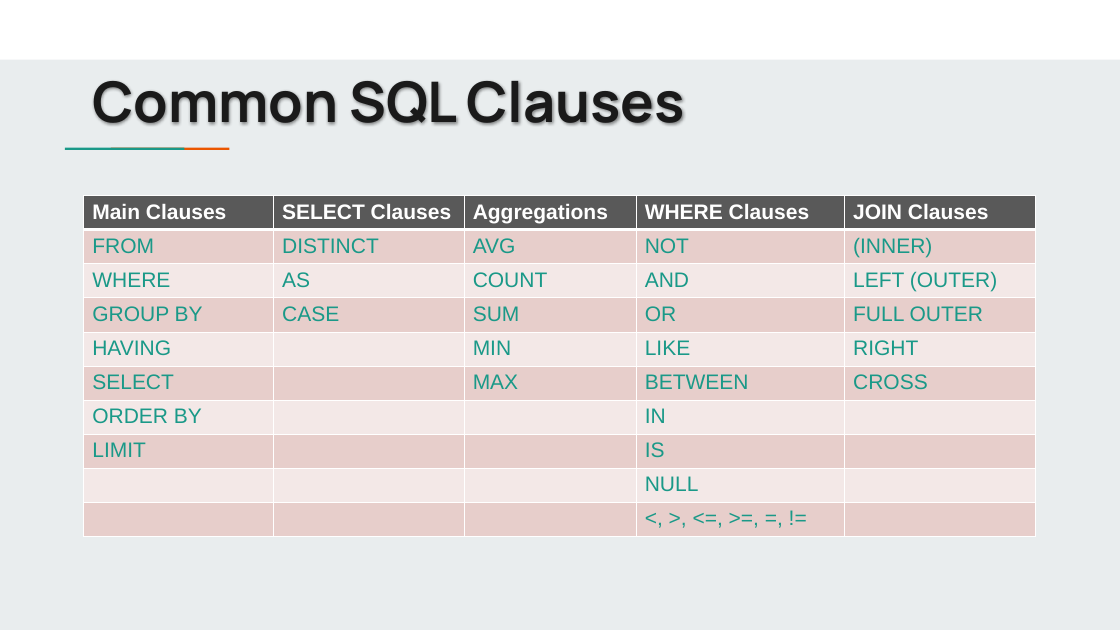
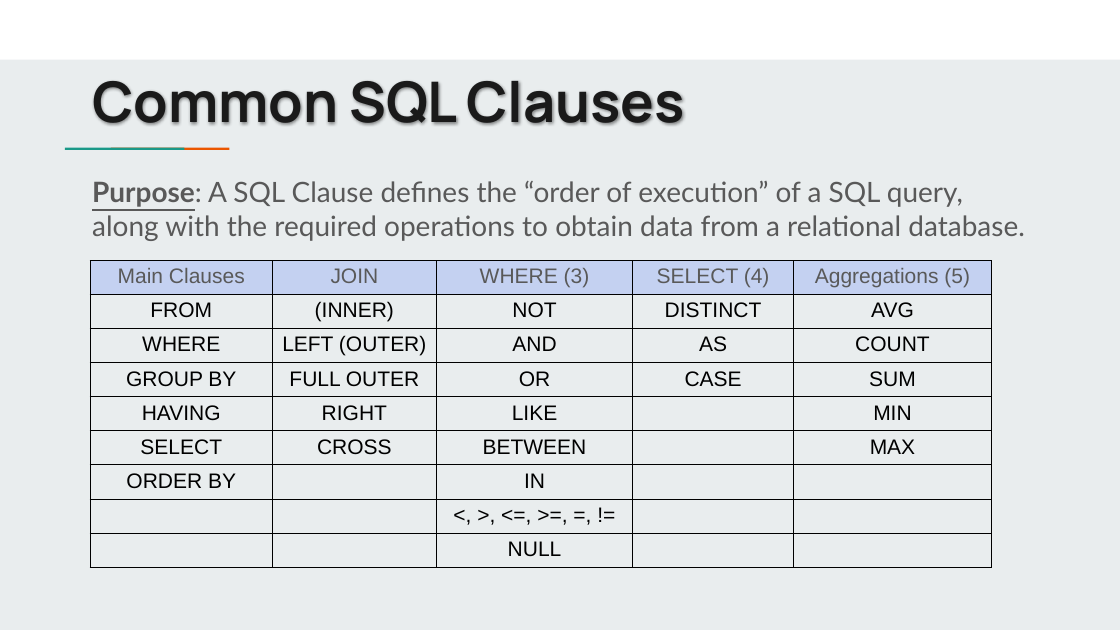
Before and after one commit to jbergmann56/OSDA-DataManipulationAndManagement, a slide deck: slide 5 of Lectures/(2) Writing Queries.pptx. Drawn at 1120x630 pixels with LibreOffice and Linux fonts; fonts in the diff are those of the drawing. Boxes give left, top, right and bottom in pixels: in the first picture for what was removed or moved away, otherwise in the second. Text is boxed around its words. In the diff, an @@ line names an element or a change of style, - is before the commit and + after.

```diff
--- a/Lectures/(2) Writing Queries.pptx
+++ b/Lectures/(2) Writing Queries.pptx
@@ text added at [92,181,1024,241], 24 pt, text #595959 @@
+Purpose: A SQL Clause defines the “order of execution” of a SQL query, along with the required operations to obtain data from a relational database.
@@ table at [90,260,992,567] @@
-row 1: Main Clauses | SELECT Clauses | Aggregations | WHERE Clauses | JOIN Clauses
-row 2: FROM | DISTINCT | AVG | NOT | (INNER)
-row 3: WHERE | AS | COUNT | AND | LEFT (OUTER)
-row 4: GROUP BY | CASE | SUM | OR | FULL OUTER
-row 5: HAVING |  | MIN | LIKE | RIGHT
-row 6: SELECT |  | MAX | BETWEEN | CROSS
-row 7: ORDER BY |  |  | IN | 
-row 8: LIMIT |  |  | IS | 
-row 9:  |  |  | NULL | 
-row 10:  |  |  | <, >, <=, >=, =, != | 
+row 1: Main Clauses | JOIN | WHERE (3) | SELECT (4) | Aggregations (5)
+row 2: FROM | (INNER) | NOT | DISTINCT | AVG
+row 3: WHERE | LEFT (OUTER) | AND | AS | COUNT
+row 4: GROUP BY | FULL OUTER | OR | CASE | SUM
+row 5: HAVING | RIGHT | LIKE |  | MIN
+row 6: SELECT | CROSS | BETWEEN |  | MAX
+row 7: ORDER BY |  | IN |  | 
+row 8:  |  | <, >, <=, >=, =, != |  | 
+row 9:  |  | NULL |  | 
@@ table: place and size @@
-table at [84,196,1035,495]
+table at [90,260,992,567]
```
Also in this commit, not shown: 6 other slides changed, 1 slide added, 3 slides removed, 2 other files.
